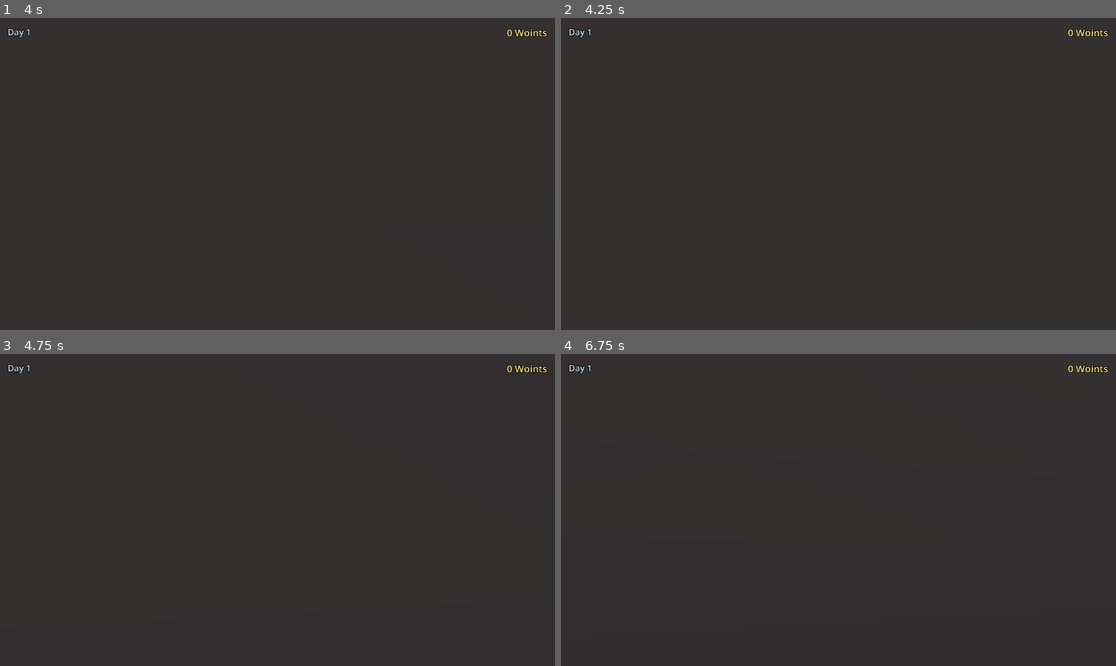
Above: before the commit, frames 1-4 (two rows, left to right).
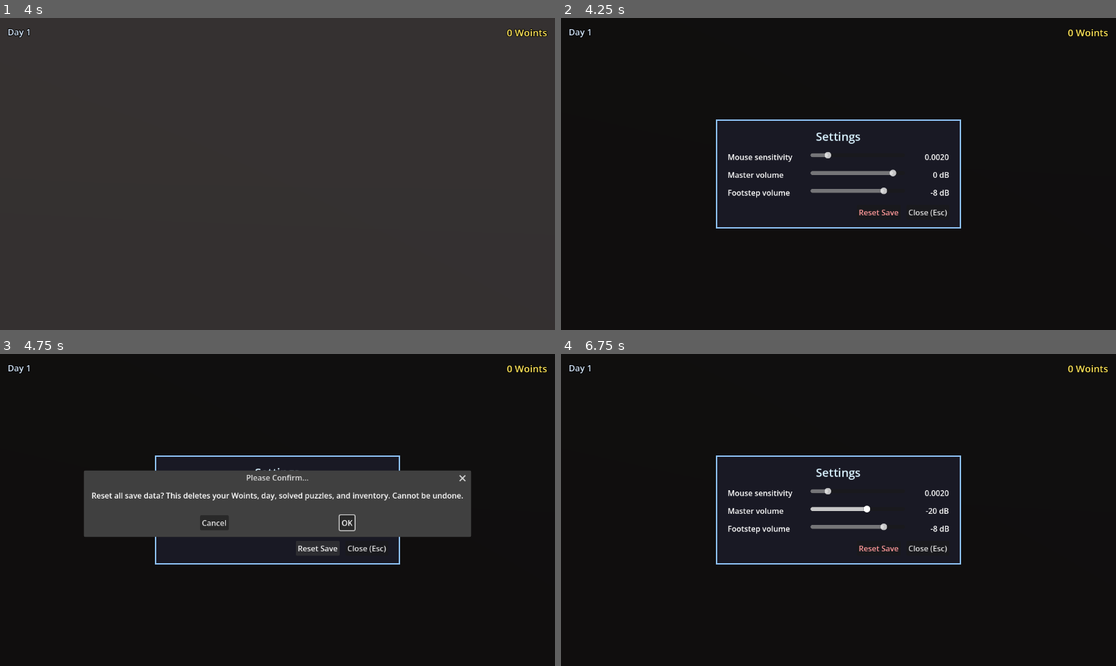
Above: after the commit, the same moments.

Repository: NickSanft/MallCross
Game: Godot game, scene res://scenes/Main.tscn
The game is run twice, just before and just after one commit, with the same random seed, the same clock (stepped at 60 frames per second) and the same inputs.
Inputs (mouse positions are in pixels of both pictures, inside the frame that each line leads up to):
- Up to frame 1 (4 s): tap Enter at 0.5, 2, 3.5 s; move the mouse to (305, 174) at 0.52 s; hold E (interact) 0.53-1.28 s; hold W (move_forward) from 0.53 s (still down); click (305, 174) at 0.67 s; tap Space (jump) at 0.77, 1.25, 1.52, 2.75, 3.02, 3.77 s; move the mouse to (249, 174) at 1.27 s; tap E (interact) at 1.35, 2.3, 3.05 s; click (249, 174) at 1.42 s; move the mouse to (288, 167) at 2.02 s; hold Shift (sprint) 2.03-2.78 s; click (288, 167) at 2.17 s; move the mouse to (271, 180) at 2.77 s; tap Alt at 2.85 s; click (271, 180) at 2.92 s; move the mouse to (316, 177) at 3.52 s; hold E (interact) from 3.53 s (still down); tap Ctrl at 3.6 s; click (316, 177) at 3.67 s
- Up to frame 2 (4.25 s): keep holding W (move_forward); keep holding E (interact); tap Escape (ui_cancel) at 4.15 s
- Up to frame 3 (4.75 s): release W (move_forward) at 4.25 s; release E (interact) at 4.25 s; click (316, 547) at 4.25 s, where only the run after the commit has a clickable "Reset Save"
- Up to frame 4 (6.75 s): click (910, 522) at 5 s, where only the run after the commit has a clickable "OK"; drag from (672, 463) to (755, 432) at 5.77 s; move the mouse to (866, 510) at 6.52 s; hold S (move_back) from 6.53 s (still down); hold E (interact) from 6.53 s (still down); tap Backspace at 6.6 s; click (866, 510) at 6.67 s

Frame 1 is identical in both runs. In frame 2, 100% of the frame differs, in the area x 0-100%, y 0-100%; in frame 3, 85%; in frame 4, 99%.

Commit message:
v0.10.0 (Phase 10): settings menu + reset save
Esc now opens a settings menu (when no other modal is up) with
three sliders: mouse sensitivity, master volume, footstep volume.
Changes apply live; values persist to user://settings.json with
defensive clamping. Destructive "Reset Save" button wipes the
profile after a confirmation dialog.

Esc handling moved from Player to GameController — Player no
longer toggles mouse capture on its own; mouse mode is now a
side effect of set_paused_for_ui driven by modal state.

Added
- scripts/SettingsManager.gd: load/save user://settings.json with
  per-key clamping. Defensive on missing/garbage/empty files.
- scripts/SettingsMenu.gd + scenes/SettingsMenu.tscn: modal with
  three sliders + live value labels + Reset Save button +
  ConfirmationDialog. settings_changed signal for live apply.
- scripts/Player.gd: set_mouse_sensitivity, set_footstep_volume_db
  setters. MOUSE_SENSITIVITY const → DEFAULT + _mouse_sensitivity var.
- scripts/GameController.gd: loads settings on _ready, _apply_settings
  pushes to Player + master audio bus; _unhandled_input opens menu
  on Esc when no modal is up. Reset handler deletes profile,
  reloads defaults, refreshes HUD + NPC hints.
- scenes/Main.tscn: SettingsMenu instance added.
- tests/test_settings_manager.gd: 14 tests covering defaults,
  round-trip, defensive parsing, clamping for each setting, delete.

Total: 290/290 tests across 21 scripts (560 asserts).

Pre-push checklist
- [x] godot --headless --import: clean
- [x] godot --headless --quit (parse-check): exit 0
- [x] godot --headless --quit-after 60 res://scenes/Main.tscn: exit 0
- [x] GUT: 290/290, exit 0

Known limitations
- No save slots (deferred to Phase 10.1+).
- No FOV slider / keybind remap / accessibility modes yet.
- Audio buses are flat — only Master.

Co-Authored-By: Claude Opus 4.7 (1M context) <noreply@anthropic.com>

Diff:
--- a/scenes/Main.tscn
+++ b/scenes/Main.tscn
@@ -1,10 +1,11 @@
-[gd_scene load_steps=6 format=3 uid="uid://c0mallcrossmain0"]
+[gd_scene load_steps=7 format=3 uid="uid://c0mallcrossmain0"]
 
 [ext_resource type="Script" path="res://scripts/GameController.gd" id="1_game"]
 [ext_resource type="PackedScene" uid="uid://c0mallcrossmallgb" path="res://scenes/MallGreybox.tscn" id="2_mallgb"]
 [ext_resource type="PackedScene" uid="uid://c0mallcrosshud" path="res://scenes/HUD.tscn" id="3_hud"]
 [ext_resource type="PackedScene" uid="uid://c0mallcrossxwui" path="res://scenes/CrosswordUI.tscn" id="4_ui"]
 [ext_resource type="PackedScene" uid="uid://c0mallcrossshopu" path="res://scenes/ShopUI.tscn" id="5_shop"]
+[ext_resource type="PackedScene" uid="uid://c0mallcrosssetm" path="res://scenes/SettingsMenu.tscn" id="6_settings"]
 
 [node name="Main" type="Node3D"]
 script = ExtResource("1_game")
@@ -16,3 +17,5 @@
 [node name="CrosswordUI" parent="." instance=ExtResource("4_ui")]
 
 [node name="ShopUI" parent="." instance=ExtResource("5_shop")]
+
+[node name="SettingsMenu" parent="." instance=ExtResource("6_settings")]
--- /dev/null
+++ b/scenes/SettingsMenu.tscn
@@ -0,0 +1,10 @@
+[gd_scene load_steps=2 format=3 uid="uid://c0mallcrosssetm"]
+
+[ext_resource type="Script" path="res://scripts/SettingsMenu.gd" id="1_settings"]
+
+[node name="SettingsMenu" type="Control"]
+anchors_preset = 15
+anchor_right = 1.0
+anchor_bottom = 1.0
+mouse_filter = 0
+script = ExtResource("1_settings")
--- a/scripts/GameController.gd
+++ b/scripts/GameController.gd
@@ -12,8 +12,10 @@
 @onready var _hud: HUD = $HUD
 @onready var _crossword_ui: CrosswordUI = $CrosswordUI
 @onready var _shop_ui: ShopUI = $ShopUI
+@onready var _settings_menu: SettingsMenu = $SettingsMenu
 
 var _profile: Profile
+var _settings: Dictionary
 var _current_puzzle_id: String = ""
 var _current_reward: int = 0
 var _sleeping: bool = false
@@ -21,16 +23,73 @@
 
 func _ready() -> void:
 	_profile = ProfileStore.load_from_path()
-	_refresh_hud()
+	_settings = SettingsManager.load_from_path()
+	_refresh_hud()
+	_apply_settings(_settings)
 	_player.interactable_changed.connect(_on_interactable_changed)
 	_player.interaction_triggered.connect(_on_interaction_triggered)
 	_crossword_ui.closed.connect(_on_crossword_closed)
 	_crossword_ui.puzzle_solved.connect(_on_puzzle_solved)
 	_shop_ui.closed.connect(_on_shop_closed)
 	_hud.fade_to_black_done.connect(_on_fade_to_black_done)
+	_settings_menu.settings_changed.connect(_on_settings_changed)
+	_settings_menu.closed.connect(_on_settings_closed)
+	_settings_menu.reset_save_requested.connect(_on_reset_save_requested)
 	# MallGreybox.spawn_npcs() ran inside its own _ready before us. Rewrite
 	# each NPC's dialog with today's puzzle hint where one exists.
 	_mall.apply_npc_hints_for_day(_profile.current_day)
+
+
+func _unhandled_input(event: InputEvent) -> void:
+	# Esc opens the settings menu when no other modal is up. Modals catch
+	# Esc themselves to close their own UI before this handler runs.
+	if not event.is_action_pressed("ui_cancel"):
+		return
+	if _is_any_modal_open() or _sleeping:
+		return
+	_open_settings_menu()
+	get_viewport().set_input_as_handled()
+
+
+func _is_any_modal_open() -> bool:
+	return _crossword_ui.visible or _shop_ui.visible or _settings_menu.visible
+
+
+func _open_settings_menu() -> void:
+	_settings_menu.open_menu(_settings)
+	_player.set_paused_for_ui(true)
+	_hud.hide_prompt()
+
+
+func _on_settings_changed(updated: Dictionary) -> void:
+	# Live apply — slider drag should immediately change mouse feel + volume.
+	_settings = updated.duplicate(true)
+	_apply_settings(_settings)
+
+
+func _on_settings_closed() -> void:
+	# Final snapshot from the menu in case any unsynced slider value lingers.
+	_settings = _settings_menu.get_current_settings()
+	_apply_settings(_settings)
+	SettingsManager.save_to_path(_settings)
+	_player.set_paused_for_ui(false)
+	_player.refresh_interaction_target()
+
+
+func _on_reset_save_requested() -> void:
+	ProfileStore.delete_at_path()
+	_profile = ProfileStore.load_from_path()  # fresh defaults
+	_refresh_hud()
+	_mall.apply_npc_hints_for_day(_profile.current_day)
+
+
+func _apply_settings(settings: Dictionary) -> void:
+	var clean: Dictionary = SettingsManager.normalize(settings)
+	_player.set_mouse_sensitivity(float(clean[SettingsManager.KEY_MOUSE_SENSITIVITY]))
+	_player.set_footstep_volume_db(float(clean[SettingsManager.KEY_FOOTSTEP_VOLUME_DB]))
+	var master_bus: int = AudioServer.get_bus_index("Master")
+	if master_bus >= 0:
+		AudioServer.set_bus_volume_db(master_bus, float(clean[SettingsManager.KEY_MASTER_VOLUME_DB]))
 
 
 func _refresh_hud() -> void:
--- a/scripts/Player.gd
+++ b/scripts/Player.gd
@@ -4,7 +4,7 @@
 const WALK_SPEED: float = 5.0
 const SPRINT_SPEED: float = 8.5
 const JUMP_VELOCITY: float = 4.8
-const MOUSE_SENSITIVITY: float = 0.002
+const DEFAULT_MOUSE_SENSITIVITY: float = 0.002
 const HEAD_BOB_AMPLITUDE: float = 0.06
 # Cycles per meter walked — keeps bob frequency tied to actual movement, not
 # wall-clock time, so standing still freezes the bob.
@@ -30,6 +30,7 @@
 var _current_interactable: Node = null
 var _footstep_player: AudioStreamPlayer3D = null
 var _last_footstep_distance: float = 0.0
+var _mouse_sensitivity: float = DEFAULT_MOUSE_SENSITIVITY
 
 signal interactable_changed(interactable: Node)
 signal interaction_triggered(interactable: Node)
@@ -67,22 +68,24 @@
 		return
 	if event is InputEventMouseMotion and Input.mouse_mode == Input.MOUSE_MODE_CAPTURED:
 		var motion: InputEventMouseMotion = event
-		rotate_y(MovementMath.mouse_yaw_delta(motion.relative.x, MOUSE_SENSITIVITY))
-		camera_pivot.rotate_x(MovementMath.mouse_pitch_delta(motion.relative.y, MOUSE_SENSITIVITY))
+		rotate_y(MovementMath.mouse_yaw_delta(motion.relative.x, _mouse_sensitivity))
+		camera_pivot.rotate_x(MovementMath.mouse_pitch_delta(motion.relative.y, _mouse_sensitivity))
 		camera_pivot.rotation.x = MovementMath.clamp_pitch(camera_pivot.rotation.x)
 		return
 	if event.is_action_pressed("interact") and _current_interactable != null:
 		interaction_triggered.emit(_current_interactable)
 		return
-	if event.is_action_pressed("ui_cancel"):
-		_toggle_mouse_capture()
+	# Esc no longer toggles mouse capture from here — GameController owns it
+	# and routes Esc to the settings menu (or to the active modal).
 
 
-func _toggle_mouse_capture() -> void:
-	if Input.mouse_mode == Input.MOUSE_MODE_CAPTURED:
-		Input.mouse_mode = Input.MOUSE_MODE_VISIBLE
-	else:
-		Input.mouse_mode = Input.MOUSE_MODE_CAPTURED
+func set_mouse_sensitivity(value: float) -> void:
+	_mouse_sensitivity = value
+
+
+func set_footstep_volume_db(volume_db: float) -> void:
+	if _footstep_player != null:
+		_footstep_player.volume_db = volume_db
 
 
 func _physics_process(delta: float) -> void:
--- /dev/null
+++ b/scripts/SettingsManager.gd
@@ -0,0 +1,85 @@
+class_name SettingsManager
+extends RefCounted
+
+# Disk I/O + clamping for user-tunable settings. JSON at user://settings.json
+# by default; tests pass a temp path. All failure modes (missing file,
+# malformed JSON, out-of-range values) fall through to a clamped default so
+# the game always boots into a playable state.
+
+const DEFAULT_PATH: String = "user://settings.json"
+
+const KEY_MOUSE_SENSITIVITY: String = "mouse_sensitivity"
+const KEY_MASTER_VOLUME_DB: String = "master_volume_db"
+const KEY_FOOTSTEP_VOLUME_DB: String = "footstep_volume_db"
+
+const DEFAULT_MOUSE_SENSITIVITY: float = 0.002
+const DEFAULT_MASTER_VOLUME_DB: float = 0.0
+const DEFAULT_FOOTSTEP_VOLUME_DB: float = -8.0
+
+const MIN_MOUSE_SENSITIVITY: float = 0.0005
+const MAX_MOUSE_SENSITIVITY: float = 0.01
+const MIN_MASTER_VOLUME_DB: float = -60.0
+const MAX_MASTER_VOLUME_DB: float = 6.0
+const MIN_FOOTSTEP_VOLUME_DB: float = -40.0
+const MAX_FOOTSTEP_VOLUME_DB: float = 0.0
+
+
+static func default_settings() -> Dictionary:
+	return {
+		KEY_MOUSE_SENSITIVITY: DEFAULT_MOUSE_SENSITIVITY,
+		KEY_MASTER_VOLUME_DB: DEFAULT_MASTER_VOLUME_DB,
+		KEY_FOOTSTEP_VOLUME_DB: DEFAULT_FOOTSTEP_VOLUME_DB,
+	}
+
+
+static func load_from_path(path: String = DEFAULT_PATH) -> Dictionary:
+	if not FileAccess.file_exists(path):
+		return default_settings()
+	var content: String = FileAccess.get_file_as_string(path)
+	if content == "":
+		return default_settings()
+	var parsed: Variant = JSON.parse_string(content)
+	if typeof(parsed) != TYPE_DICTIONARY:
+		return default_settings()
+	return _normalize(parsed)
+
+
+static func save_to_path(settings: Dictionary, path: String = DEFAULT_PATH) -> bool:
+	# Dictionary is a value type — it can be empty but never null. The
+	# `_normalize` call fills in defaults for any missing keys, so passing
+	# an empty `{}` is a valid way to write a defaults-only file.
+	var normalized: Dictionary = _normalize(settings)
+	var content: String = JSON.stringify(normalized, "\t")
+	var file: FileAccess = FileAccess.open(path, FileAccess.WRITE)
+	if file == null:
+		return false
+	file.store_string(content)
+	file.close()
+	return true
+
+
+static func delete_at_path(path: String = DEFAULT_PATH) -> bool:
+	if not FileAccess.file_exists(path):
+		return false
+	var dir: DirAccess = DirAccess.open(path.get_base_dir())
+	if dir == null:
+		return false
+	return dir.remove(path.get_file()) == OK
+
+
+# Returns a copy of `settings` with all required keys present and every value
+# clamped into its acceptable range. Public so the SettingsMenu can sanitize
+# slider input before saving.
+static func normalize(settings: Dictionary) -> Dictionary:
+	return _normalize(settings)
+
+
+static func _normalize(loaded: Dictionary) -> Dictionary:
+	var out: Dictionary = default_settings()
+	for key in out.keys():
+		if loaded.has(key):
+			out[key] = float(loaded[key])
+	out[KEY_MOUSE_SENSITIVITY] = clampf(out[KEY_MOUSE_SENSITIVITY], MIN_MOUSE_SENSITIVITY, MAX_MOUSE_SENSITIVITY)
+	out[KEY_MASTER_VOLUME_DB] = clampf(out[KEY_MASTER_VOLUME_DB], MIN_MASTER_VOLUME_DB, MAX_MASTER_VOLUME_DB)
+	out[KEY_FOOTSTEP_VOLUME_DB] = clampf(out[KEY_FOOTSTEP_VOLUME_DB], MIN_FOOTSTEP_VOLUME_DB, MAX_FOOTSTEP_VOLUME_DB)
+	return out
--- /dev/null
+++ b/scripts/SettingsMenu.gd
@@ -0,0 +1,220 @@
+class_name SettingsMenu
+extends Control
+
+# Modal pause/settings menu. Three sliders + a destructive "Reset Save"
+# button + a close button. Mutates a Settings dict passed in by reference
+# and emits a `settings_changed` signal on every slider tick so the
+# GameController can apply changes live (mouse sensitivity, volume).
+# Save-to-disk happens on close.
+
+signal closed
+signal settings_changed(settings: Dictionary)
+signal reset_save_requested
+
+var _settings: Dictionary
+var _mouse_slider: HSlider
+var _mouse_value_label: Label
+var _master_slider: HSlider
+var _master_value_label: Label
+var _footstep_slider: HSlider
+var _footstep_value_label: Label
+var _confirm_dialog: ConfirmationDialog
+
+
+func _ready() -> void:
+	_build_layout()
+	visible = false
+	mouse_filter = Control.MOUSE_FILTER_STOP
+
+
+func open_menu(settings: Dictionary) -> void:
+	_settings = settings.duplicate(true)
+	_sync_sliders_from_settings()
+	visible = true
+	grab_focus()
+
+
+func get_current_settings() -> Dictionary:
+	return _settings.duplicate(true)
+
+
+func _sync_sliders_from_settings() -> void:
+	_mouse_slider.value = float(_settings.get(SettingsManager.KEY_MOUSE_SENSITIVITY, SettingsManager.DEFAULT_MOUSE_SENSITIVITY))
+	_master_slider.value = float(_settings.get(SettingsManager.KEY_MASTER_VOLUME_DB, SettingsManager.DEFAULT_MASTER_VOLUME_DB))
+	_footstep_slider.value = float(_settings.get(SettingsManager.KEY_FOOTSTEP_VOLUME_DB, SettingsManager.DEFAULT_FOOTSTEP_VOLUME_DB))
+	_update_value_labels()
+
+
+func _update_value_labels() -> void:
+	_mouse_value_label.text = "%.4f" % _mouse_slider.value
+	_master_value_label.text = "%d dB" % int(round(_master_slider.value))
+	_footstep_value_label.text = "%d dB" % int(round(_footstep_slider.value))
+
+
+func close_menu() -> void:
+	visible = false
+	closed.emit()
+
+
+func _build_layout() -> void:
+	# Dim background
+	var dim: ColorRect = ColorRect.new()
+	dim.color = Color(0.0, 0.0, 0.0, 0.7)
+	dim.anchor_right = 1.0
+	dim.anchor_bottom = 1.0
+	dim.mouse_filter = Control.MOUSE_FILTER_STOP
+	add_child(dim)
+
+	var center: CenterContainer = CenterContainer.new()
+	center.anchor_right = 1.0
+	center.anchor_bottom = 1.0
+	add_child(center)
+
+	var panel: PanelContainer = PanelContainer.new()
+	var panel_style: StyleBoxFlat = StyleBoxFlat.new()
+	panel_style.bg_color = Color(0.10, 0.10, 0.14, 1.0)
+	panel_style.border_color = Color(0.55, 0.75, 0.95, 1.0)
+	panel_style.border_width_left = 2
+	panel_style.border_width_top = 2
+	panel_style.border_width_right = 2
+	panel_style.border_width_bottom = 2
+	panel_style.content_margin_left = 24.0
+	panel_style.content_margin_top = 18.0
+	panel_style.content_margin_right = 24.0
+	panel_style.content_margin_bottom = 18.0
+	panel.add_theme_stylebox_override("panel", panel_style)
+	center.add_child(panel)
+
+	var vbox: VBoxContainer = VBoxContainer.new()
+	vbox.add_theme_constant_override("separation", 14)
+	vbox.custom_minimum_size = Vector2(460.0, 0.0)
+	panel.add_child(vbox)
+
+	var title: Label = Label.new()
+	title.text = "Settings"
+	title.add_theme_font_size_override("font_size", 24)
+	title.add_theme_color_override("font_color", Color(0.85, 0.95, 1.0))
+	title.horizontal_alignment = HORIZONTAL_ALIGNMENT_CENTER
+	vbox.add_child(title)
+
+	_mouse_slider = _build_slider(
+		vbox,
+		"Mouse sensitivity",
+		SettingsManager.MIN_MOUSE_SENSITIVITY,
+		SettingsManager.MAX_MOUSE_SENSITIVITY,
+		0.0001,
+		SettingsManager.DEFAULT_MOUSE_SENSITIVITY,
+	)
+	_mouse_value_label = _last_value_label
+	_mouse_slider.value_changed.connect(_on_mouse_sensitivity_changed)
+
+	_master_slider = _build_slider(
+		vbox,
+		"Master volume",
+		SettingsManager.MIN_MASTER_VOLUME_DB,
+		SettingsManager.MAX_MASTER_VOLUME_DB,
+		1.0,
+		SettingsManager.DEFAULT_MASTER_VOLUME_DB,
+	)
+	_master_value_label = _last_value_label
+	_master_slider.value_changed.connect(_on_master_volume_changed)
+
+	_footstep_slider = _build_slider(
+		vbox,
+		"Footstep volume",
+		SettingsManager.MIN_FOOTSTEP_VOLUME_DB,
+		SettingsManager.MAX_FOOTSTEP_VOLUME_DB,
+		1.0,
+		SettingsManager.DEFAULT_FOOTSTEP_VOLUME_DB,
+	)
+	_footstep_value_label = _last_value_label
+	_footstep_slider.value_changed.connect(_on_footstep_volume_changed)
+
+	var footer: HBoxContainer = HBoxContainer.new()
+	footer.add_theme_constant_override("separation", 12)
+	footer.alignment = BoxContainer.ALIGNMENT_END
+	vbox.add_child(footer)
+
+	var reset_button: Button = Button.new()
+	reset_button.text = "Reset Save"
+	reset_button.add_theme_color_override("font_color", Color(1.0, 0.6, 0.6))
+	reset_button.pressed.connect(_on_reset_pressed)
+	footer.add_child(reset_button)
+
+	var close_button: Button = Button.new()
+	close_button.text = "Close (Esc)"
+	close_button.pressed.connect(close_menu)
+	footer.add_child(close_button)
+
+	_confirm_dialog = ConfirmationDialog.new()
+	_confirm_dialog.dialog_text = "Reset all save data? This deletes your Woints, day, solved puzzles, and inventory. Cannot be undone."
+	_confirm_dialog.confirmed.connect(_on_reset_confirmed)
+	add_child(_confirm_dialog)
+
+
+# Internal scratch — `_build_slider` returns the slider via this so the
+# caller can also pick up the value label without juggling tuples.
+var _last_value_label: Label
+
+
+func _build_slider(parent: Container, label_text: String, min_value: float, max_value: float, step: float, initial: float) -> HSlider:
+	var row: HBoxContainer = HBoxContainer.new()
+	row.add_theme_constant_override("separation", 12)
+	parent.add_child(row)
+
+	var name_label: Label = Label.new()
+	name_label.text = label_text
+	name_label.custom_minimum_size = Vector2(160.0, 0.0)
+	row.add_child(name_label)
+
+	var slider: HSlider = HSlider.new()
+	slider.min_value = min_value
+	slider.max_value = max_value
+	slider.step = step
+	slider.value = initial
+	slider.size_flags_horizontal = Control.SIZE_EXPAND_FILL
+	slider.custom_minimum_size = Vector2(180.0, 0.0)
+	row.add_child(slider)
+
+	var value_label: Label = Label.new()
+	value_label.custom_minimum_size = Vector2(80.0, 0.0)
+	value_label.horizontal_alignment = HORIZONTAL_ALIGNMENT_RIGHT
+	row.add_child(value_label)
+
+	_last_value_label = value_label
+	return slider
+
+
+func _on_mouse_sensitivity_changed(value: float) -> void:
+	_settings[SettingsManager.KEY_MOUSE_SENSITIVITY] = value
+	_update_value_labels()
+	settings_changed.emit(_settings)
+
+
+func _on_master_volume_changed(value: float) -> void:
+	_settings[SettingsManager.KEY_MASTER_VOLUME_DB] = value
+	_update_value_labels()
+	settings_changed.emit(_settings)
+
+
+func _on_footstep_volume_changed(value: float) -> void:
+	_settings[SettingsManager.KEY_FOOTSTEP_VOLUME_DB] = value
+	_update_value_labels()
+	settings_changed.emit(_settings)
+
+
+func _on_reset_pressed() -> void:
+	_confirm_dialog.popup_centered()
+
+
+func _on_reset_confirmed() -> void:
+	reset_save_requested.emit()
+
+
+func _unhandled_input(event: InputEvent) -> void:
+	if not visible:
+		return
+	if event is InputEventKey and event.pressed and not event.echo:
+		if event.physical_keycode == KEY_ESCAPE:
+			close_menu()
+			accept_event()
--- /dev/null
+++ b/tests/test_settings_manager.gd
@@ -0,0 +1,124 @@
+extends "res://addons/gut/test.gd"
+
+const TEST_PATH_PREFIX: String = "user://test_settings_"
+
+var _paths_to_cleanup: Array = []
+
+
+func after_each() -> void:
+	for path in _paths_to_cleanup:
+		SettingsManager.delete_at_path(path)
+	_paths_to_cleanup.clear()
+
+
+func _temp_path() -> String:
+	var path: String = TEST_PATH_PREFIX + str(Time.get_ticks_usec()) + ".json"
+	_paths_to_cleanup.append(path)
+	return path
+
+
+func test_default_settings_has_all_required_keys() -> void:
+	var defaults: Dictionary = SettingsManager.default_settings()
+	assert_true(defaults.has(SettingsManager.KEY_MOUSE_SENSITIVITY))
+	assert_true(defaults.has(SettingsManager.KEY_MASTER_VOLUME_DB))
+	assert_true(defaults.has(SettingsManager.KEY_FOOTSTEP_VOLUME_DB))
+
+
+func test_default_mouse_sensitivity_matches_constant() -> void:
+	var defaults: Dictionary = SettingsManager.default_settings()
+	assert_eq(defaults[SettingsManager.KEY_MOUSE_SENSITIVITY], SettingsManager.DEFAULT_MOUSE_SENSITIVITY)
+
+
+func test_load_missing_file_returns_defaults() -> void:
+	var settings: Dictionary = SettingsManager.load_from_path(_temp_path())
+	assert_eq(settings[SettingsManager.KEY_MOUSE_SENSITIVITY], SettingsManager.DEFAULT_MOUSE_SENSITIVITY)
+
+
+func test_save_then_load_round_trip() -> void:
+	var path: String = _temp_path()
+	var to_save: Dictionary = {
+		SettingsManager.KEY_MOUSE_SENSITIVITY: 0.005,
+		SettingsManager.KEY_MASTER_VOLUME_DB: -10.0,
+		SettingsManager.KEY_FOOTSTEP_VOLUME_DB: -15.0,
+	}
+	assert_true(SettingsManager.save_to_path(to_save, path))
+	var restored: Dictionary = SettingsManager.load_from_path(path)
+	assert_almost_eq(restored[SettingsManager.KEY_MOUSE_SENSITIVITY], 0.005, 1e-6)
+	assert_almost_eq(restored[SettingsManager.KEY_MASTER_VOLUME_DB], -10.0, 1e-6)
+	assert_almost_eq(restored[SettingsManager.KEY_FOOTSTEP_VOLUME_DB], -15.0, 1e-6)
+
+
+func test_load_garbage_returns_defaults() -> void:
+	var path: String = _temp_path()
+	var file: FileAccess = FileAccess.open(path, FileAccess.WRITE)
+	file.store_string("not json at all")
+	file.close()
+	var settings: Dictionary = SettingsManager.load_from_path(path)
+	assert_eq(settings[SettingsManager.KEY_MOUSE_SENSITIVITY], SettingsManager.DEFAULT_MOUSE_SENSITIVITY)
+
+
+func test_load_empty_file_returns_defaults() -> void:
+	var path: String = _temp_path()
+	var file: FileAccess = FileAccess.open(path, FileAccess.WRITE)
+	file.store_string("")
+	file.close()
+	var settings: Dictionary = SettingsManager.load_from_path(path)
+	assert_eq(settings[SettingsManager.KEY_MOUSE_SENSITIVITY], SettingsManager.DEFAULT_MOUSE_SENSITIVITY)
+
+
+func test_normalize_clamps_mouse_sensitivity_too_high() -> void:
+	var normalized: Dictionary = SettingsManager.normalize({
+		SettingsManager.KEY_MOUSE_SENSITIVITY: 999.0,
+	})
+	assert_eq(normalized[SettingsManager.KEY_MOUSE_SENSITIVITY], SettingsManager.MAX_MOUSE_SENSITIVITY)
+
+
+func test_normalize_clamps_mouse_sensitivity_too_low() -> void:
+	var normalized: Dictionary = SettingsManager.normalize({
+		SettingsManager.KEY_MOUSE_SENSITIVITY: -1.0,
+	})
+	assert_eq(normalized[SettingsManager.KEY_MOUSE_SENSITIVITY], SettingsManager.MIN_MOUSE_SENSITIVITY)
+
+
+func test_normalize_clamps_master_volume() -> void:
+	var normalized: Dictionary = SettingsManager.normalize({
+		SettingsManager.KEY_MASTER_VOLUME_DB: -999.0,
+	})
+	assert_eq(normalized[SettingsManager.KEY_MASTER_VOLUME_DB], SettingsManager.MIN_MASTER_VOLUME_DB)
+
+
+func test_normalize_clamps_footstep_volume() -> void:
+	var normalized: Dictionary = SettingsManager.normalize({
+		SettingsManager.KEY_FOOTSTEP_VOLUME_DB: 999.0,
+	})
+	assert_eq(normalized[SettingsManager.KEY_FOOTSTEP_VOLUME_DB], SettingsManager.MAX_FOOTSTEP_VOLUME_DB)
+
+
+func test_normalize_missing_keys_fills_with_defaults() -> void:
+	var normalized: Dictionary = SettingsManager.normalize({})
+	assert_eq(normalized[SettingsManager.KEY_MOUSE_SENSITIVITY], SettingsManager.DEFAULT_MOUSE_SENSITIVITY)
+	assert_eq(normalized[SettingsManager.KEY_MASTER_VOLUME_DB], SettingsManager.DEFAULT_MASTER_VOLUME_DB)
+	assert_eq(normalized[SettingsManager.KEY_FOOTSTEP_VOLUME_DB], SettingsManager.DEFAULT_FOOTSTEP_VOLUME_DB)
+
+
+func test_delete_removes_file() -> void:
+	var path: String = _temp_path()
+	SettingsManager.save_to_path(SettingsManager.default_settings(), path)
+	assert_true(FileAccess.file_exists(path))
+	assert_true(SettingsManager.delete_at_path(path))
+	assert_false(FileAccess.file_exists(path))
+
+
+func test_delete_returns_false_when_missing() -> void:
+	assert_false(SettingsManager.delete_at_path(_temp_path()))
+
+
+func test_save_persists_clamped_values_not_raw() -> void:
+	# Out-of-range input should be clamped before write so disk never holds
+	# nonsense values.
+	var path: String = _temp_path()
+	SettingsManager.save_to_path({
+		SettingsManager.KEY_MOUSE_SENSITIVITY: 100.0,
+	}, path)
+	var restored: Dictionary = SettingsManager.load_from_path(path)
+	assert_eq(restored[SettingsManager.KEY_MOUSE_SENSITIVITY], SettingsManager.MAX_MOUSE_SENSITIVITY)
Not shown, added: scripts/SettingsManager.gd.uid
Not shown, added: scripts/SettingsMenu.gd.uid
Not shown, added: tests/test_settings_manager.gd.uid
Not shown, changed: CHANGELOG.md
